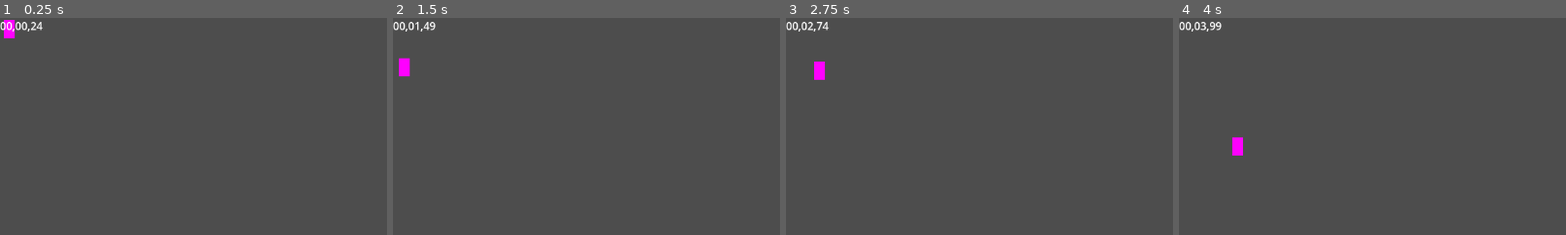
Above: before the commit, frames 1-4 (left to right).
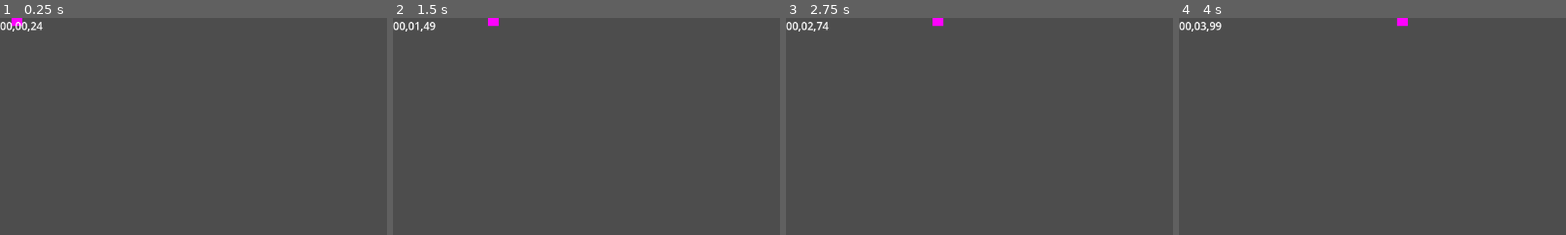
Above: after the commit, the same moments.

Repository: Timjb4235/three-brothers
Game: Godot game, scene res://scenes/main.tscn
Two runs of this game, one before a commit and one after it. Both use one fixed random seed, a clock stepped at 60 frames per second and the inputs below.
Inputs:
- Up to frame 1 (0.25 s): no input
- Up to frame 2 (1.5 s): hold Right (right, bound only after the commit) 0.53-1.28 s; hold Down (down, bound only after the commit) from 1.28 s (still down)
- Up to frame 3 (2.75 s): release Down (down, bound only after the commit) at 2.03 s; hold Right (right, bound only after the commit) from 2.03 s (still down)
- Up to frame 4 (4 s): release Right (right, bound only after the commit) at 2.78 s; hold Up (up, bound only after the commit) 2.78-3.53 s; hold A (left, bound only after the commit) from 3.53 s (still down)
The pictures show only the part of the screen within x 0-50%, y 0-50%; the shares and areas given below are measured in that part.

The runs differ from the first frame. In frame 1, 0.3% of the frame differs, in the area x 1-6%, y 0-10%; in frame 2, 0.4%, in the area x 1-28%, y 0-28%; in frame 3, 0.4%; in frame 4, 0.4%.

Commit message:
Key inputs bound to player movement

Diff:
--- a/project.godot
+++ b/project.godot
@@ -14,3 +14,30 @@
 run/main_scene="res://scenes/main.tscn"
 config/features=PackedStringArray("4.1", "Forward Plus")
 config/icon="res://icon.svg"
+
+[input]
+
+left={
+"deadzone": 0.5,
+"events": [Object(InputEventKey,"resource_local_to_scene":false,"resource_name":"","device":-1,"window_id":0,"alt_pressed":false,"shift_pressed":false,"ctrl_pressed":false,"meta_pressed":false,"pressed":false,"keycode":0,"physical_keycode":65,"key_label":0,"unicode":97,"echo":false,"script":null)
+, Object(InputEventKey,"resource_local_to_scene":false,"resource_name":"","device":-1,"window_id":0,"alt_pressed":false,"shift_pressed":false,"ctrl_pressed":false,"meta_pressed":false,"pressed":false,"keycode":0,"physical_keycode":4194319,"key_label":0,"unicode":0,"echo":false,"script":null)
+]
+}
+right={
+"deadzone": 0.5,
+"events": [Object(InputEventKey,"resource_local_to_scene":false,"resource_name":"","device":-1,"window_id":0,"alt_pressed":false,"shift_pressed":false,"ctrl_pressed":false,"meta_pressed":false,"pressed":false,"keycode":0,"physical_keycode":4194321,"key_label":0,"unicode":0,"echo":false,"script":null)
+, Object(InputEventKey,"resource_local_to_scene":false,"resource_name":"","device":-1,"window_id":0,"alt_pressed":false,"shift_pressed":false,"ctrl_pressed":false,"meta_pressed":false,"pressed":false,"keycode":0,"physical_keycode":68,"key_label":0,"unicode":100,"echo":false,"script":null)
+]
+}
+down={
+"deadzone": 0.5,
+"events": [Object(InputEventKey,"resource_local_to_scene":false,"resource_name":"","device":-1,"window_id":0,"alt_pressed":false,"shift_pressed":false,"ctrl_pressed":false,"meta_pressed":false,"pressed":false,"keycode":0,"physical_keycode":4194322,"key_label":0,"unicode":0,"echo":false,"script":null)
+, Object(InputEventKey,"resource_local_to_scene":false,"resource_name":"","device":-1,"window_id":0,"alt_pressed":false,"shift_pressed":false,"ctrl_pressed":false,"meta_pressed":false,"pressed":false,"keycode":0,"physical_keycode":83,"key_label":0,"unicode":115,"echo":false,"script":null)
+]
+}
+up={
+"deadzone": 0.5,
+"events": [Object(InputEventKey,"resource_local_to_scene":false,"resource_name":"","device":-1,"window_id":0,"alt_pressed":false,"shift_pressed":false,"ctrl_pressed":false,"meta_pressed":false,"pressed":false,"keycode":0,"physical_keycode":4194320,"key_label":0,"unicode":0,"echo":false,"script":null)
+, Object(InputEventKey,"resource_local_to_scene":false,"resource_name":"","device":-1,"window_id":0,"alt_pressed":false,"shift_pressed":false,"ctrl_pressed":false,"meta_pressed":false,"pressed":false,"keycode":0,"physical_keycode":87,"key_label":0,"unicode":119,"echo":false,"script":null)
+]
+}
--- a/scenes/player.gd
+++ b/scenes/player.gd
@@ -1,20 +1,38 @@
 extends CharacterBody2D
 
 # Direction is clockwise from right
-var speed = 100
-var acceleration = -1
-var angle = 45
-var direction_change = 1
+const initial_speed = 100
+var acceleration = Vector2(0, 0)
+var angle = 0
+var rotation_input
+var accel_input
+var direction_change = 0
 
 
 # Called when the node enters the scene tree for the first time.
 func _ready():
-	velocity = Vector2(speed * cos(deg_to_rad(angle)), speed * sin(deg_to_rad(angle)))
+	velocity = Vector2(initial_speed * cos(deg_to_rad(angle)), initial_speed * sin(deg_to_rad(angle)))
 
 
 # Called every frame. 'delta' is the elapsed time since the previous frame.
 func _process(delta):
+	get_input()
+	#print(accel_input)
+	#print(rotation_input)
+	angle += rotation_input
+	print(transform.x)
+	velocity += transform.x * accel_input
+	#print(accel_input)
+	#print(velocity)
 	move_and_collide(velocity * delta)
-	speed += acceleration
-	angle += direction_change
-	velocity = Vector2(speed * cos(deg_to_rad(angle)), speed * sin(deg_to_rad(angle)))
+	# speed += acceleration
+	# angle += direction_change
+	# velocity = Vector2(speed * cos(deg_to_rad(angle)), speed * sin(deg_to_rad(angle)))
+
+# Receives input from the player via arrow keys
+func get_input():
+	# Left negative, right positive
+	rotation_input = Input.get_axis("left", "right")
+	accel_input = Input.get_axis("down", "up")
+	print(accel_input)
+	print(rotation_input)
